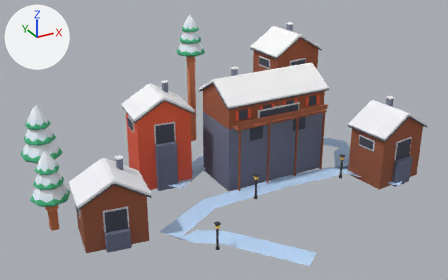
Two versions of the glTF model public/assets/toycar/set-powder-resort.glb, one commit apart.
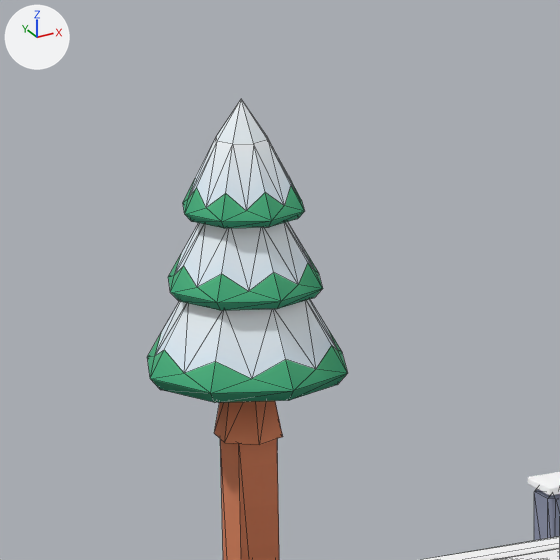
The first picture shows the older version from a 50 mm camera at (6.2, 5.9, 18.3) aimed at (22.8, 36.1, 3.2). The close-ups show the older and then the newer version on the part from 35% to 52% of the width and 0% to 28% of the height of that picture. Only the edits that show in the close-ups are written down. The axes (+X, +Y, +Z) are drawn at upper left. The lights are the same throughout. The close-ups show mesh edges as thin lines. Where no turn or scale is listed for an object, it has been applied to the vertices. Vertices at exactly the same position are counted once.
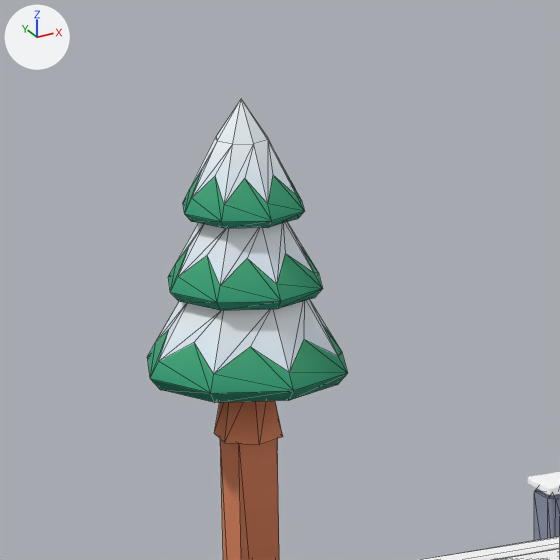
Boxes [x1, y1, x2, y2] around the edits, measured in the close-ups (560 x 560 px; the box of a moved part takes in the faces that stretch with it):
```json
{"part": 1, "of": "me_fir_003", "change": "moved or reshaped", "before": [168, 137, 323, 303], "after": [168, 137, 323, 303]}
{"part": 2, "of": "me_fir_003", "change": "moved or reshaped", "before": [147, 299, 348, 393], "after": [147, 299, 348, 393]}
{"part": 3, "of": "me_fir_003", "change": "surface changed", "before": [147, 179, 348, 397], "after": [147, 170, 348, 397]}
```

Edits to the scene script, one JSON object a line:
```json
{"block": "me_fir_003", "where": "me_fir_003.from_pydata(...)  # 141 vertices, 260 faces; spans x -1.07..1.07, y -1.07..1.07, z 0.0..3.42"}
{"block": "me_fir_003", "where": "# used by ob_fir_002; location = (25.0, 45.0, 5.52)"}
{"block": "me_fir_003", "change": "me_fir_003 part 1: 32 of 141 vertices moved; they spanned x -0.67..0.67, y -0.67..0.67, z 1.67..2.6 and now span x -0.73..0.73, y -0.73..0.73, z 1.73..2.72; mean shift (0.0, 0.0, 0.09); largest move (-0.67, 0.0, 1.83) -> (-0.5, 0.21, 1.96)"}
{"block": "me_fir_003", "change": "me_fir_003 part 2: 16 of 141 vertices moved; they spanned x -0.9..0.9, y -0.9..0.9, z 0.85..1.01 and now span x -0.97..0.97, y -0.97..0.97, z 0.89..1.13; mean shift (0.0, 0.0, 0.08); largest move (-0.85, 0.36, 0.85) -> (-0.68, 0.69, 0.89)"}
{"block": "me_fir_003", "change": "me_fir_003 part 3: 168 kept faces spanning x -1.07..1.07, y -1.07..1.07, z 0.61..2.72 get new texture (UV) coordinates"}
```
